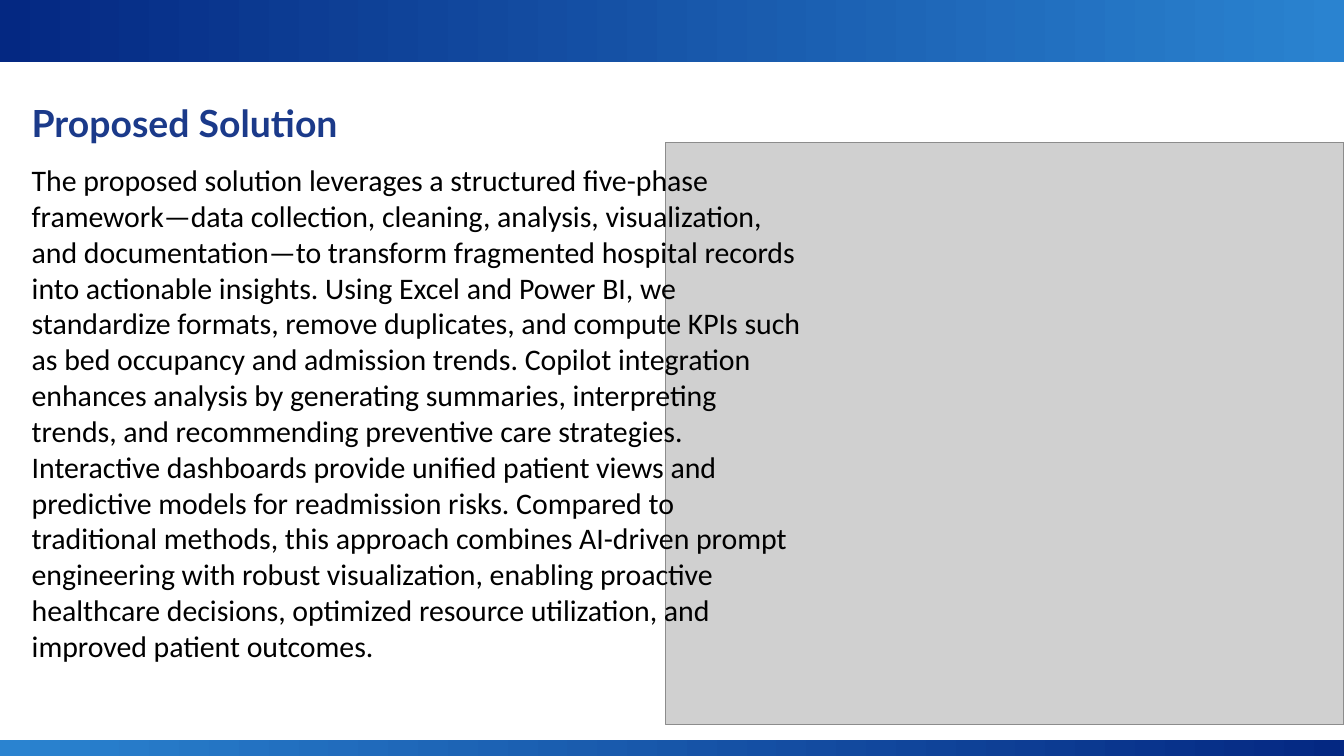
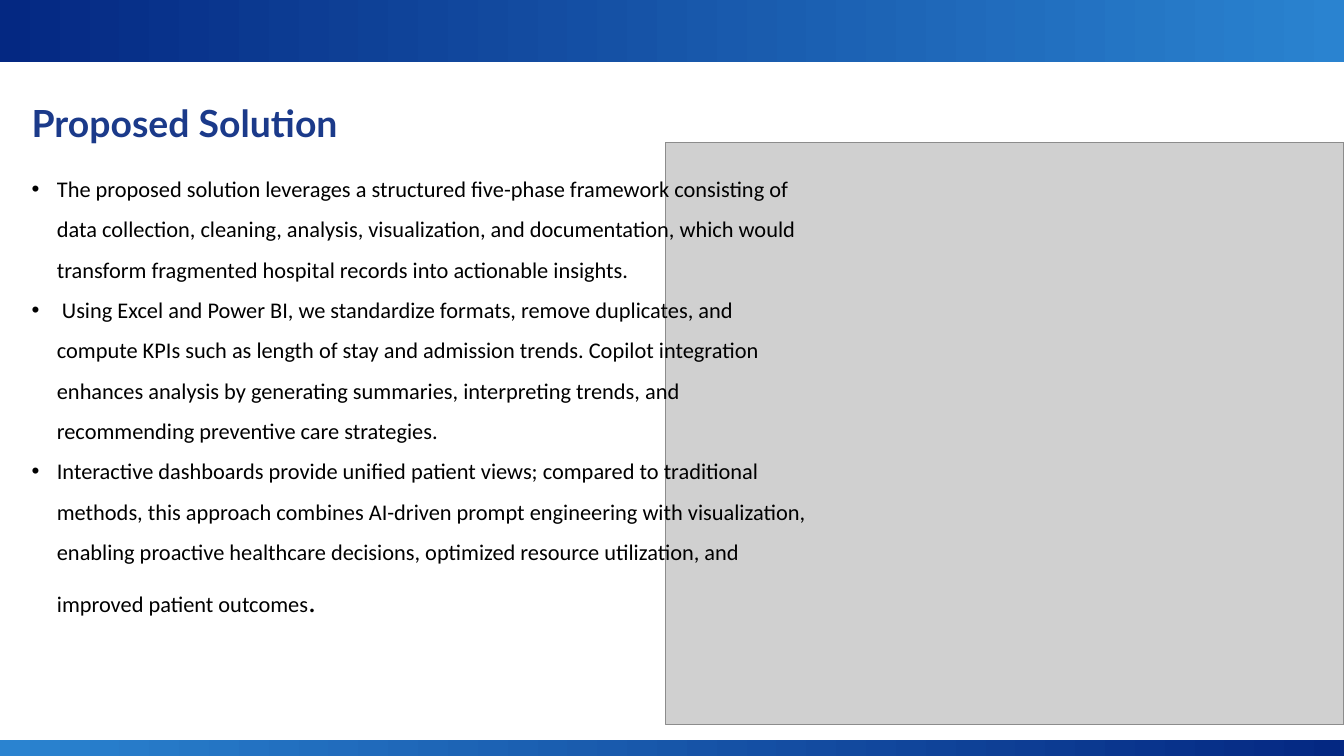
Before and after one commit to SonalGenani/Health-Metrics-Dashboard, a slide deck: slide 5 of health_dashboarrd_ppt.pptx. Drawn at 1344x756 pixels with LibreOffice and Linux fonts; fonts in the diff are those of the drawing; grey boxes stand for pictures; background and template pictures are left out. Boxes give left, top, right and bottom in pixels: in the first picture for what was removed or moved away, otherwise in the second. Text is boxed around its words. In the diff, an @@ line names an element or a change of style, - is before the commit and + after.

```diff
--- a/health_dashboarrd_ppt.pptx
+++ b/health_dashboarrd_ppt.pptx
@@ text at [57, 178, 805, 616]: text changed; size 16 to 12 pt @@
-The proposed solution leverages a structured five-phase framework—data collection, cleaning, analysis, visualization, and documentation—to transform fragmented hospital records into actionable insights. Using Excel and Power BI, we standardize formats, remove duplicates, and compute KPIs such as bed occupancy and admission trends. Copilot integration enhances analysis by generating summaries, interpreting trends, and recommending preventive care strategies. Interactive dashboards provide unified patient views and predictive models for readmission risks. Compared to traditional methods, this approach combines AI-driven prompt engineering with robust visualization, enabling proactive healthcare decisions, optimized resource utilization, and improved patient outcomes.
+• The proposed solution leverages a structured five-phase framework consisting of data collection, cleaning, analysis, visualization, and documentation, which would transform fragmented hospital records into actionable insights.
+• Using Excel and Power BI, we standardize formats, remove duplicates, and compute KPIs such as length of stay and admission trends. Copilot integration enhances analysis by generating summaries, interpreting trends, and recommending preventive care strategies.
+• Interactive dashboards provide unified patient views; compared to traditional methods, this approach combines AI-driven prompt engineering with visualization, enabling proactive healthcare decisions, optimized resource utilization, and improved patient outcomes.
```
Also in this commit, not shown: 6 other slides changed, 2 slides added.
